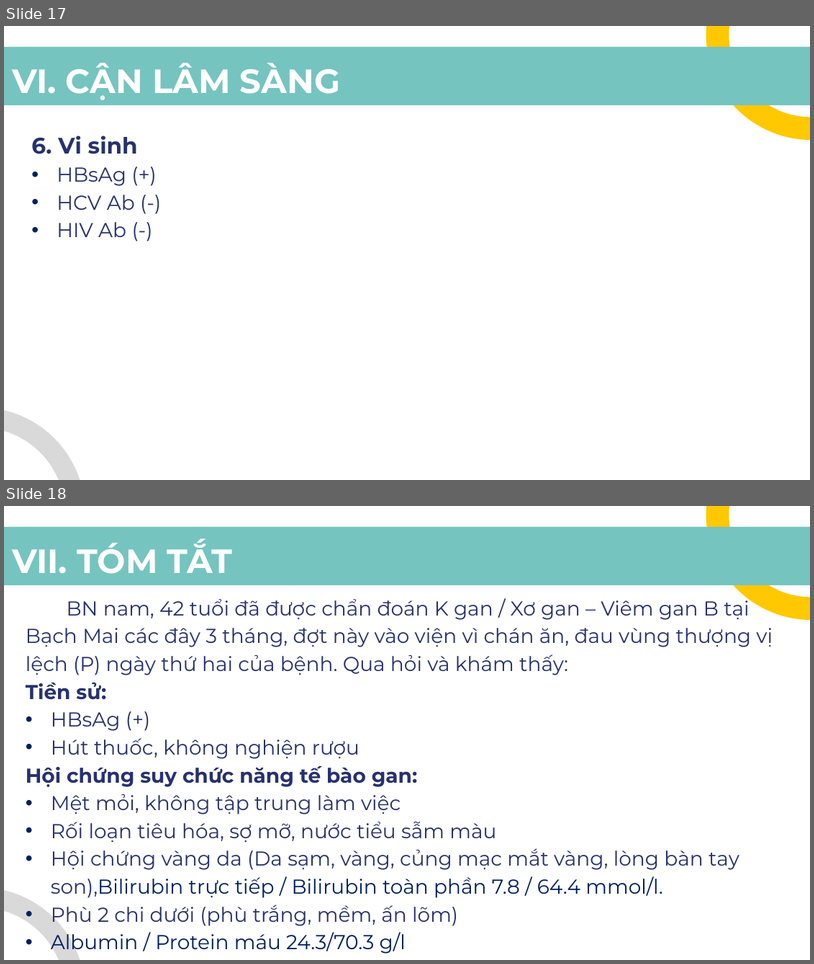
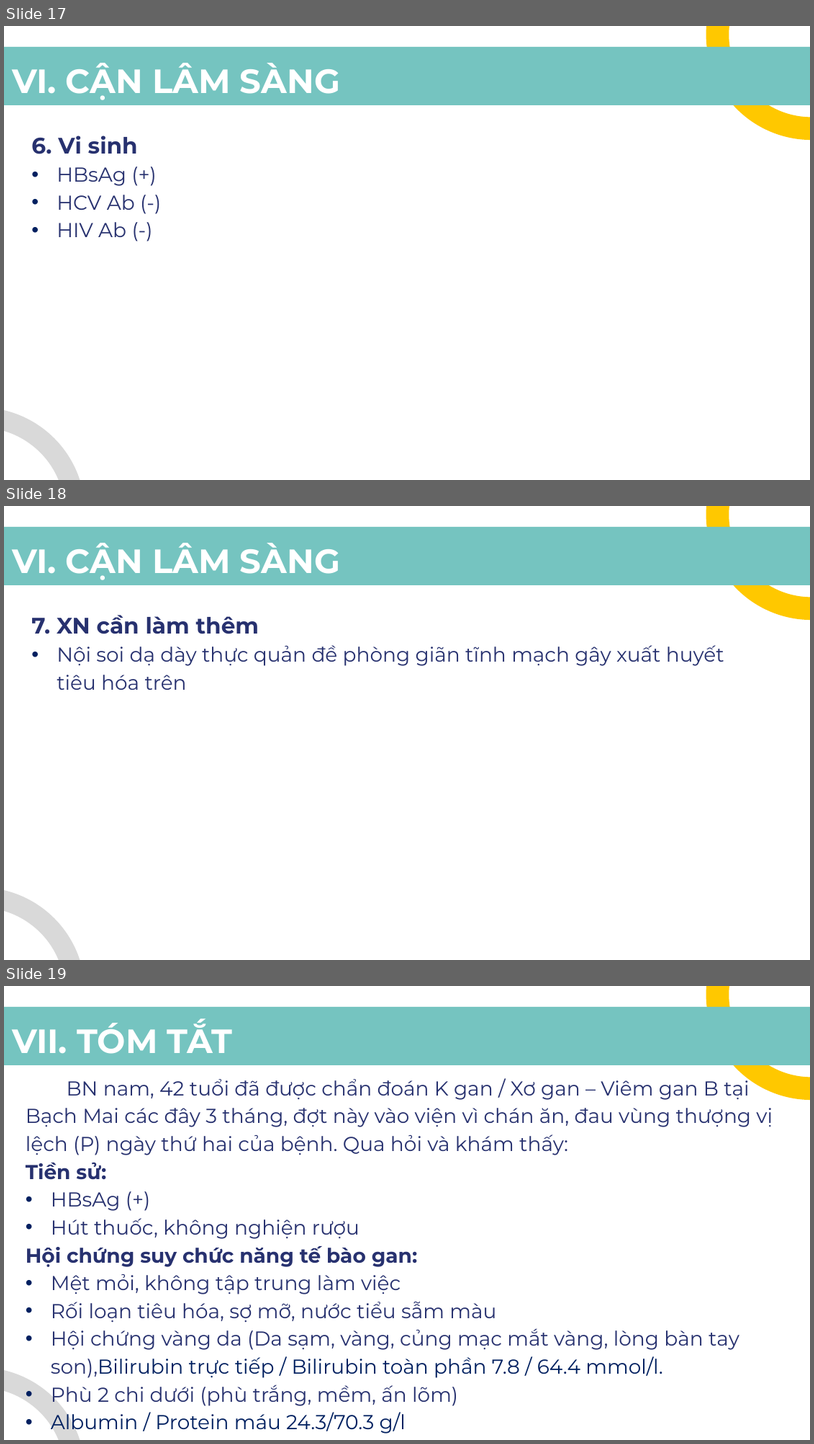
Before and after one commit to MedPocket/HPMUDocs-2021, a slide deck: Ung-buou/Benh-an/Benh-an_Ung-thu-gan_Louis-Nguyen.pptx. Shown one above the other, each under a label of ours: slides 17 and 18 before the commit, slides 17, 18 and 19 after it. The pictures are 814x964 and 814x1444 pixels, drawn with LibreOffice and Linux fonts; fonts in the diff are those of the drawing. Boxes give left, top, right and bottom in pixels: in the first picture for what was removed or moved away, otherwise in the second. Text is boxed around its words. In the diff, an @@ line names an element or a change of style, - is before the commit and + after.

Commit message:
them XN can lam

```diff
--- a/Ung-buou/Benh-an/Benh-an_Ung-thu-gan_Louis-Nguyen.pptx
+++ b/Ung-buou/Benh-an/Benh-an_Ung-thu-gan_Louis-Nguyen.pptx
@@ slide 18 added at (4, 506, 810, 960), background #FFFFFF; not listed: 3 template elements that a slide beside it also shows @@
@@ title added at (12, 543, 340, 580), 30 pt, text #FFFFFF, bold @@
+VI. CẬN LÂM SÀNG
@@ text added at (31, 615, 725, 690), 18 pt, text #27316F @@
+7. XN cần làm thêm
+• Nội soi dạ dày thực quản đề phòng giãn tĩnh mạch gây xuất huyết tiêu hóa trên
@@ what was slide 18 is now slide 19 @@
```
